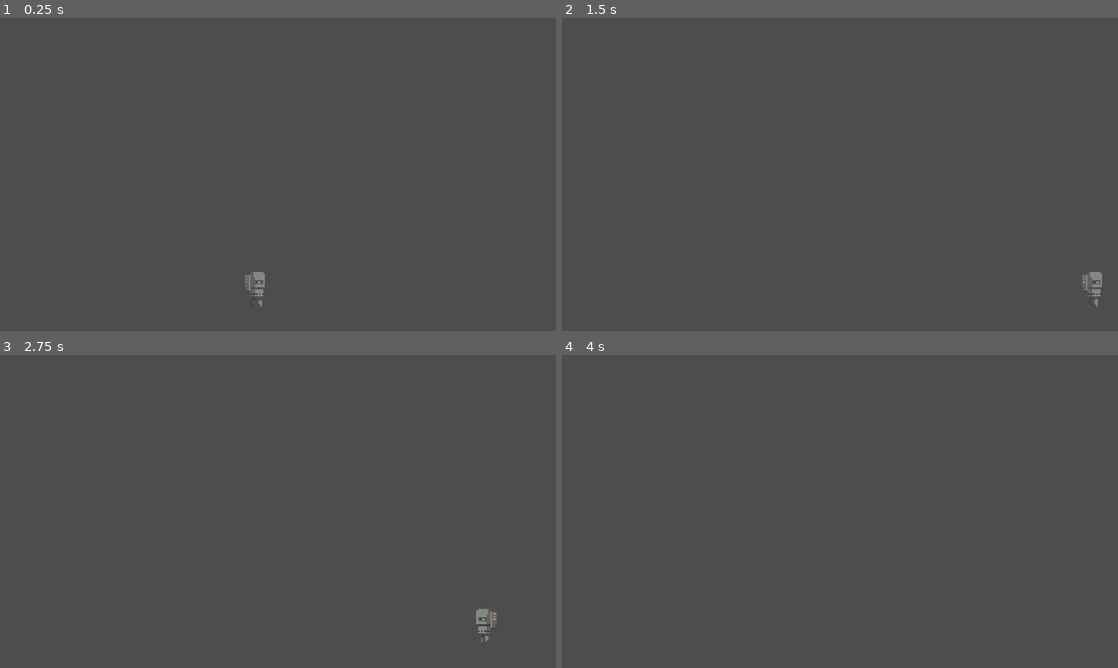
Above: before the commit, frames 1-4 (two rows, left to right).
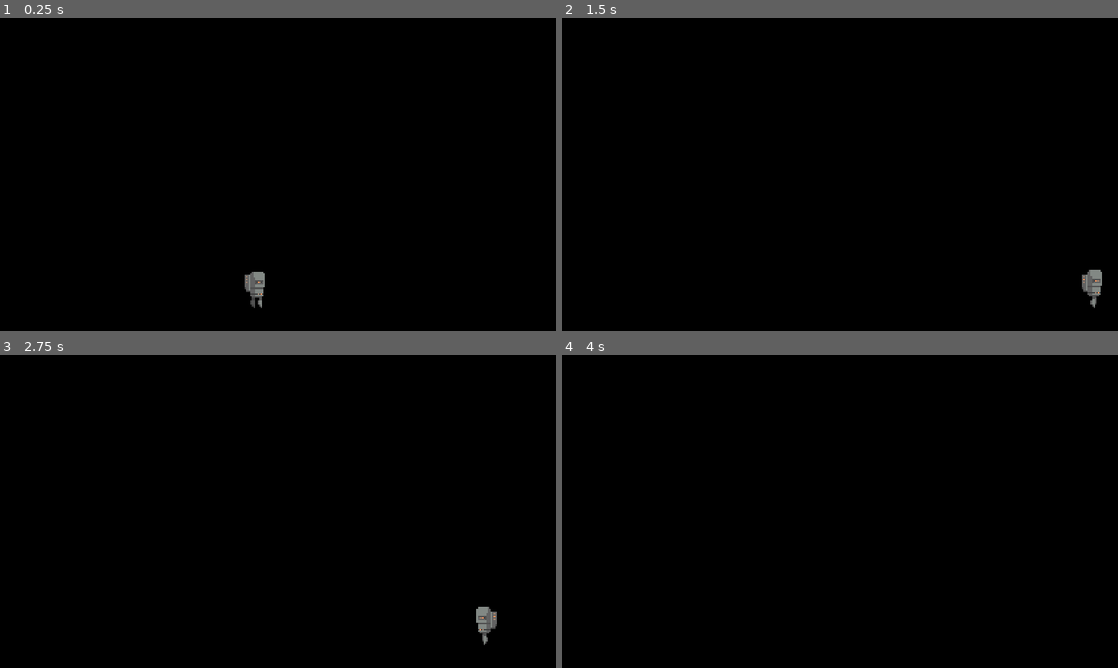
Above: after the commit, the same moments.

Repository: ricklusuardi/BuiltToScale2024
Game: Godot game, scene res://world.tscn
The game is run twice, just before and just after one commit, with the same random seed, the same clock (stepped at 60 frames per second) and the same inputs.
Inputs:
- Up to frame 1 (0.25 s): no input
- Up to frame 2 (1.5 s): hold Right (ui_right) from 0.53 s (still down)
- Up to frame 3 (2.75 s): tap Enter at 2 s; release Right (ui_right) at 2.03 s; hold Left (ui_left) from 2.03 s (still down)
- Up to frame 4 (4 s): release Left (ui_left) at 2.78 s; hold Right (ui_right) from 2.78 s (still down); tap Space at 3.5 s

The runs differ from the first frame. In frame 1, 100% of the frame differs, in the area x 0-100%, y 0-100%; in frame 2, 100%; in frame 3, 100%; in frame 4, 100%.

Commit message:
added footstep sounds

Diff:
--- a/Chara.gd
+++ b/Chara.gd
@@ -12,6 +12,8 @@
 # Get the gravity from the project settings to be synced with RigidBody nodes.
 var gravity = ProjectSettings.get_setting("physics/2d/default_gravity")
 
+func _ready():
+	randomize()
 
 func _physics_process(delta):
 	# Add the gravity.
@@ -22,16 +24,22 @@
 	# Get the input direction and handle the movement/deceleration.
 	# As good practice, you should replace UI actions with custom gameplay actions.
 	var direction = Input.get_axis("ui_left", "ui_right")
+	#MOVEMENT
 	if direction:
 		velocity.x = direction * SPEED
 		$AnimationPlayer.play("RobotRun")
+		$AnimationPlayer.speed_scale = 2
+		#$AudioStreamPlayer.pitch_scale = randf_range(0.9, 1.1)
 		if velocity.x > 0:
 			$Sprite2D.flip_h = false
 		elif velocity.x < 0:
 			$Sprite2D.flip_h = true
 	else:
+		#IDLE
 		velocity.x = move_toward(velocity.x, 0, SPEED)
 		$AnimationPlayer.play("RobotIdle")
+		$AnimationPlayer.speed_scale = 1
+
 
 	if Input.is_action_just_pressed("ui_increase_size"):
 		_increase_size()
--- a/Chara.tscn
+++ b/Chara.tscn
@@ -1,7 +1,18 @@
-[gd_scene load_steps=8 format=3 uid="uid://bawshwc6vy2s6"]
+[gd_scene load_steps=20 format=3 uid="uid://bawshwc6vy2s6"]
 
 [ext_resource type="Script" path="res://Chara.gd" id="1_rmnxf"]
 [ext_resource type="Texture2D" uid="uid://d4c2q8lhid7ln" path="res://sprite/Robot.png" id="2_dyb26"]
+[ext_resource type="AudioStream" uid="uid://b0rtgdyci47v8" path="res://sounds/MetalStep1.wav" id="3_dsjri"]
+[ext_resource type="AudioStream" uid="uid://brn75p02i3moa" path="res://sounds/MetalStep2.wav" id="4_baqkd"]
+[ext_resource type="AudioStream" uid="uid://e7f8002l7d3j" path="res://sounds/MetalStep11.wav" id="5_ydkpy"]
+[ext_resource type="AudioStream" uid="uid://cqi6hghxfos2j" path="res://sounds/MetalStep3.wav" id="6_6r0n2"]
+[ext_resource type="AudioStream" uid="uid://b1eiprq76g6v1" path="res://sounds/MetalStep4.wav" id="7_skvs3"]
+[ext_resource type="AudioStream" uid="uid://xavcf7xlqajh" path="res://sounds/MetalStep5.wav" id="8_frfai"]
+[ext_resource type="AudioStream" uid="uid://drdjbeqtkuli4" path="res://sounds/MetalStep6.wav" id="9_kkpio"]
+[ext_resource type="AudioStream" uid="uid://c8m3aelkbk4yh" path="res://sounds/MetalStep7.wav" id="10_ec3sl"]
+[ext_resource type="AudioStream" uid="uid://71a4d25v2mh" path="res://sounds/MetalStep8.wav" id="11_1fhii"]
+[ext_resource type="AudioStream" uid="uid://cxo830lr05tmr" path="res://sounds/MetalStep9.wav" id="12_8p4gj"]
+[ext_resource type="AudioStream" uid="uid://cxsej72tcoxq2" path="res://sounds/MetalStep10.wav" id="13_lss2v"]
 
 [sub_resource type="RectangleShape2D" id="RectangleShape2D_0l3m1"]
 size = Vector2(13, 26)
@@ -37,6 +48,18 @@
 "update": 1,
 "values": [0]
 }
+tracks/1/type = "value"
+tracks/1/imported = false
+tracks/1/enabled = true
+tracks/1/path = NodePath("AudioStreamPlayer:playing")
+tracks/1/interp = 1
+tracks/1/loop_wrap = true
+tracks/1/keys = {
+"times": PackedFloat32Array(0),
+"transitions": PackedFloat32Array(1),
+"update": 1,
+"values": [false]
+}
 
 [sub_resource type="Animation" id="Animation_x07e3"]
 resource_name = "RobotRun"
@@ -54,6 +77,18 @@
 "update": 1,
 "values": [5, 6, 7, 8, 9, 10, 11, 12]
 }
+tracks/1/type = "value"
+tracks/1/imported = false
+tracks/1/enabled = true
+tracks/1/path = NodePath("AudioStreamPlayer:playing")
+tracks/1/interp = 1
+tracks/1/loop_wrap = true
+tracks/1/keys = {
+"times": PackedFloat32Array(0, 0.4),
+"transitions": PackedFloat32Array(0.015625, 0.0281641),
+"update": 1,
+"values": [true, true]
+}
 
 [sub_resource type="AnimationLibrary" id="AnimationLibrary_3u423"]
 _data = {
@@ -61,6 +96,31 @@
 "RobotIdle": SubResource("Animation_5rts5"),
 "RobotRun": SubResource("Animation_x07e3")
 }
+
+[sub_resource type="AudioStreamRandomizer" id="AudioStreamRandomizer_sm042"]
+streams_count = 11
+stream_0/stream = ExtResource("3_dsjri")
+stream_0/weight = 1.0
+stream_1/stream = ExtResource("4_baqkd")
+stream_1/weight = 1.0
+stream_2/stream = ExtResource("6_6r0n2")
+stream_2/weight = 1.0
+stream_3/stream = ExtResource("7_skvs3")
+stream_3/weight = 1.0
+stream_4/stream = ExtResource("8_frfai")
+stream_4/weight = 1.0
+stream_5/stream = ExtResource("9_kkpio")
+stream_5/weight = 1.0
+stream_6/stream = ExtResource("10_ec3sl")
+stream_6/weight = 1.0
+stream_7/stream = ExtResource("11_1fhii")
+stream_7/weight = 1.0
+stream_8/stream = ExtResource("12_8p4gj")
+stream_8/weight = 1.0
+stream_9/stream = ExtResource("13_lss2v")
+stream_9/weight = 1.0
+stream_10/stream = ExtResource("5_ydkpy")
+stream_10/weight = 1.0
 
 [node name="Node2D" type="CharacterBody2D"]
 script = ExtResource("1_rmnxf")
@@ -80,3 +140,8 @@
 libraries = {
 "": SubResource("AnimationLibrary_3u423")
 }
+
+[node name="AudioStreamPlayer" type="AudioStreamPlayer" parent="."]
+stream = SubResource("AudioStreamRandomizer_sm042")
+pitch_scale = 1.5
+bus = &"Steps"
--- /dev/null
+++ b/default_bus_layout.tres
@@ -0,0 +1,24 @@
+[gd_resource type="AudioBusLayout" load_steps=4 format=3 uid="uid://ccjbre1iyq8ek"]
+
+[sub_resource type="AudioEffectAmplify" id="AudioEffectAmplify_3w1q7"]
+resource_name = "Amplify"
+
+[sub_resource type="AudioEffectHighPassFilter" id="AudioEffectHighPassFilter_so71q"]
+resource_name = "HighPassFilter"
+
+[sub_resource type="AudioEffectHighPassFilter" id="AudioEffectHighPassFilter_oexsq"]
+resource_name = "HighPassFilter"
+
+[resource]
+bus/0/effect/0/effect = SubResource("AudioEffectAmplify_3w1q7")
+bus/0/effect/0/enabled = false
+bus/0/effect/1/effect = SubResource("AudioEffectHighPassFilter_so71q")
+bus/0/effect/1/enabled = false
+bus/1/name = &"Steps"
+bus/1/solo = false
+bus/1/mute = false
+bus/1/bypass_fx = false
+bus/1/volume_db = -17.6645
+bus/1/send = &"Master"
+bus/1/effect/0/effect = SubResource("AudioEffectHighPassFilter_oexsq")
+bus/1/effect/0/enabled = false
--- a/world.tscn
+++ b/world.tscn
@@ -1,6 +1,7 @@
-[gd_scene load_steps=3 format=3 uid="uid://lmvercdho44y"]
+[gd_scene load_steps=4 format=3 uid="uid://lmvercdho44y"]
 
 [ext_resource type="PackedScene" uid="uid://bawshwc6vy2s6" path="res://Chara.tscn" id="1_gcqke"]
+[ext_resource type="Texture2D" uid="uid://bqgbx7ekke07d" path="res://sprite/SpaceBackground.png" id="2_7ebu2"]
 
 [sub_resource type="RectangleShape2D" id="RectangleShape2D_4o578"]
 size = Vector2(1457, 20)
@@ -20,3 +21,8 @@
 [node name="Camera2D" type="Camera2D" parent="."]
 position = Vector2(288, 160)
 zoom = Vector2(3, 3)
+
+[node name="SpaceBackground" type="Sprite2D" parent="."]
+z_index = -3
+position = Vector2(304, 200)
+texture = ExtResource("2_7ebu2")
Not shown, changed: kjasdfbbsad.txt
Not shown, added: sounds/397285__revolverssmoke__step-in-metall-1.wav.import
Not shown, added: sounds/MetalStep1.wav.import
Not shown, added: sounds/MetalStep10.wav.import
Not shown, added: sounds/MetalStep11.wav.import
Not shown, added: sounds/MetalStep2.wav.import
Not shown, added: sounds/MetalStep3.wav.import
Not shown, added: sounds/MetalStep4.wav.import
Not shown, added: sounds/MetalStep5.wav.import
Not shown, added: sounds/MetalStep6.wav.import
Not shown, added: sounds/MetalStep7.wav.import
Not shown, added: sounds/MetalStep8.wav.import
(and 17 more such lines)
